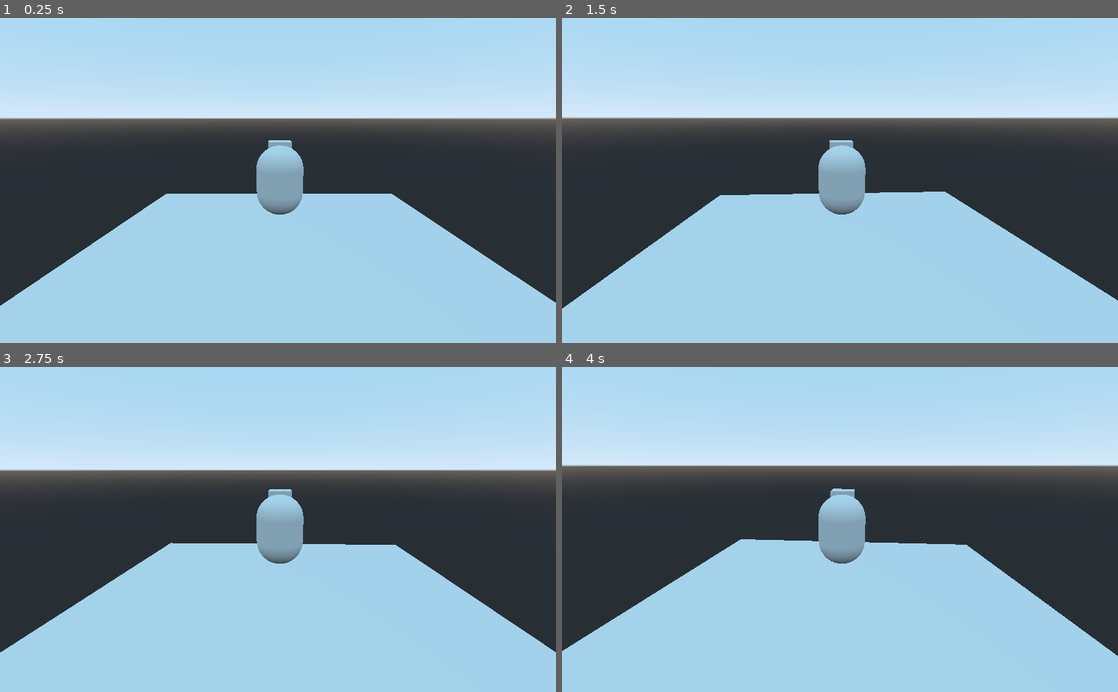
Above: before the commit, frames 1-4 (two rows, left to right).
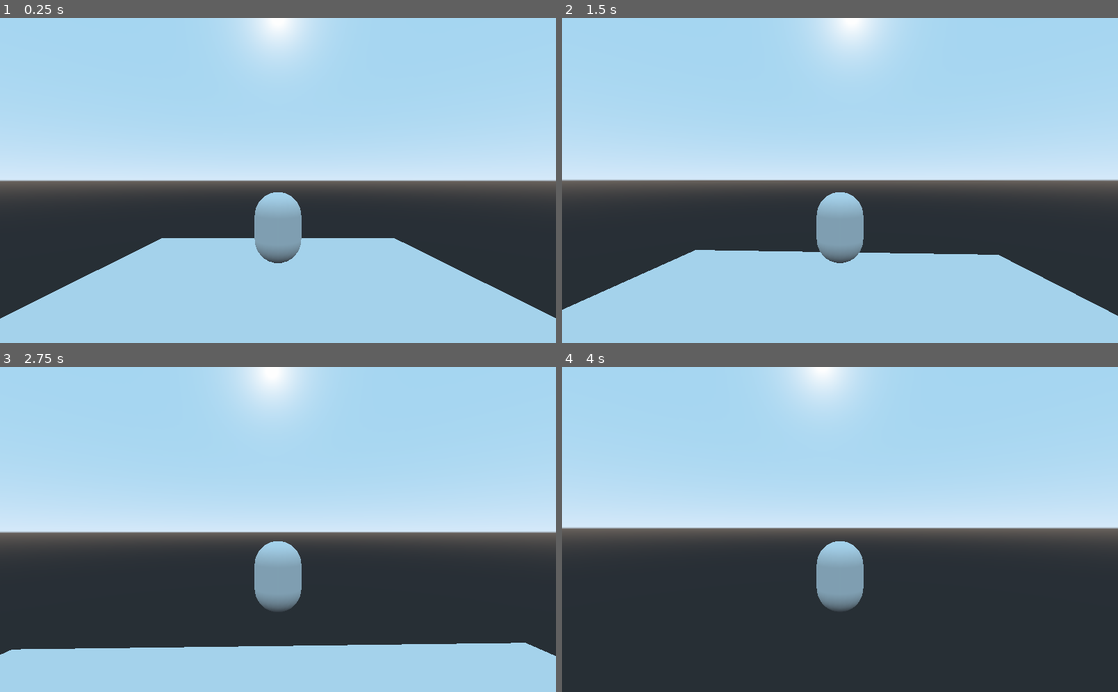
Above: after the commit, the same moments.

Repository: PhilipWee/tps-test
Game: Godot game, scene res://main.tscn
Same seed, same stepped clock (60 frames per second), same inputs: the game is played once before the commit and once after it.
Inputs (mouse positions are in pixels of both pictures, inside the frame that each line leads up to):
- Up to frame 1 (0.25 s): no input
- Up to frame 2 (1.5 s): move the mouse to (867, 180) at 0.52 s; hold W (move_forward, bound only after the commit) from 0.53 s (still down); move the mouse to (812, 180) at 1.27 s
- Up to frame 3 (2.75 s): keep holding W (move_forward, bound only after the commit); move the mouse to (289, 523) at 2.02 s
- Up to frame 4 (4 s): keep holding W (move_forward, bound only after the commit); move the mouse to (834, 536) at 2.77 s; move the mouse to (878, 532) at 3.52 s

The runs differ from the first frame. In frame 1, 42% of the frame differs, in the area x 0-100%, y 0-93%; in frame 2, 43%; in frame 3, 52%; in frame 4, 67%, in the area x 0-100%, y 0-100%.

Commit message:
Added rotation
Now working I think

Diff:
--- a/main.tscn
+++ b/main.tscn
@@ -8,12 +8,12 @@
 [sub_resource type="CubeMesh" id=2]
 size = Vector3( 20, 2, 20 )
 
+[sub_resource type="CapsuleShape" id=5]
+
 [sub_resource type="CubeMesh" id=3]
 size = Vector3( 1, 1, 1 )
 
 [sub_resource type="CapsuleMesh" id=4]
-
-[sub_resource type="CapsuleShape" id=5]
 
 [node name="Spatial" type="Spatial"]
 
@@ -23,34 +23,41 @@
 shape = SubResource( 1 )
 
 [node name="MeshInstance" type="MeshInstance" parent="StaticBody"]
+transform = Transform( 1, 0, 0, 0, 1, 0, 0, 0, 1, 0.0129251, 2.38419e-07, 0.00753736 )
 mesh = SubResource( 2 )
 material/0 = null
 
-[node name="player" type="KinematicBody" parent="."]
-transform = Transform( 1, 0, 0, 0, -4.37114e-08, 1, 0, -1, -4.37114e-08, 0, 4.88496, 0 )
+[node name="player" type="RigidBody" parent="."]
+transform = Transform( 1, 0, 0, 0, 1, 0, 0, 0, 1, 0, 4, 0 )
+mode = 2
+can_sleep = false
 script = ExtResource( 1 )
 
-[node name="MeshInstance2" type="MeshInstance" parent="player"]
-transform = Transform( 1, 0, 0, 0, 1, 0, 0, 0, 1, 0.720749, -4.8756e-08, 1.11541 )
-mesh = SubResource( 3 )
-material/0 = null
-
-[node name="MeshInstance" type="MeshInstance" parent="player"]
-mesh = SubResource( 4 )
-material/0 = null
-
 [node name="CollisionShape" type="CollisionShape" parent="player"]
+transform = Transform( 1, 0, 0, 0, -1.62921e-07, -1, 0, 1, -1.62921e-07, 0, 0, 0 )
 shape = SubResource( 5 )
 
 [node name="CameraBase" type="Spatial" parent="player"]
-transform = Transform( 1, 0, 0, 0, 1, 0, 0, 0, 1, 0, 0.08, 0 )
+transform = Transform( 1, 0, 0, 0, 1, 0, 0, 0, 1, 0, 2, 0 )
 
 [node name="CameraRot" type="Spatial" parent="player/CameraBase"]
 
 [node name="SpringArm" type="SpringArm" parent="player/CameraBase/CameraRot"]
-transform = Transform( -1.13133e-08, 0.258819, -0.965926, -1, -8.59334e-08, -1.13133e-08, -8.59334e-08, 0.965926, 0.258819, 5.96046e-08, 1.13687e-13, 0 )
+transform = Transform( 1, 0, 0, 0, 1, 0, 0, 0, 1, 5.96046e-08, 1.13687e-13, 0 )
 collision_mask = 511
 spring_length = 10.0
 
 [node name="Camera" type="Camera" parent="player/CameraBase/CameraRot/SpringArm"]
 current = true
+
+[node name="UnitPivot" type="Spatial" parent="player"]
+
+[node name="MeshInstance2" type="MeshInstance" parent="player/UnitPivot"]
+transform = Transform( 1, 0, 0, 0, 1, 0, 0, 0, 1, 0.0900477, 0.464318, -1.05063 )
+mesh = SubResource( 3 )
+material/0 = null
+
+[node name="MeshInstance" type="MeshInstance" parent="player/UnitPivot"]
+transform = Transform( 1, 0, 0, 0, -1.62921e-07, -1, 0, 1, -1.62921e-07, 0, 0, 0 )
+mesh = SubResource( 4 )
+material/0 = null
--- a/player.gd
+++ b/player.gd
@@ -1,4 +1,4 @@
-extends KinematicBody
+extends RigidBody
 
 
 # Declare member variables here. Examples:
@@ -6,8 +6,8 @@
 # var b = "text"
 const CAMERA_CONTROLLER_ROTATION_SPEED = 3.0
 const CAMERA_MOUSE_ROTATION_SPEED = 0.001
-const CAMERA_X_ROT_MIN = -40
-const CAMERA_X_ROT_MAX = 30
+const CAMERA_X_ROT_MIN = -85
+const CAMERA_X_ROT_MAX = 85
 var aiming = false
 
 
@@ -16,6 +16,7 @@
 onready var camera_rot = camera_base.get_node(@"CameraRot")
 onready var camera_spring_arm = camera_rot.get_node(@"SpringArm")
 onready var camera_camera = camera_spring_arm.get_node(@"Camera")
+onready var unit_pivot = $UnitPivot
 
 # Called when the node enters the scene tree for the first time.
 func _ready():
@@ -27,18 +28,42 @@
 #func _process(delta):
 #	pass
 
-func get_camera_move_amount(delta):
-	var camera_move = Vector2(
-			Input.get_action_strength("view_right") - Input.get_action_strength("view_left"),
-			Input.get_action_strength("view_up") - Input.get_action_strength("view_down"))
-	var camera_speed_this_frame = delta * CAMERA_CONTROLLER_ROTATION_SPEED
-	if aiming:
-		camera_speed_this_frame *= 0.5
-	return camera_speed_this_frame*camera_move
 
-func _physics_process(delta):
-	var camera_move_amount = get_camera_move_amount(delta)
-	rotate_camera(camera_move_amount) #This is for controllers
+func get_motion_amount():
+	var motion_target = Vector3(
+		Input.get_action_strength("move_right") - Input.get_action_strength("move_left"),
+		0,
+		Input.get_action_strength("move_back") - Input.get_action_strength("move_forward"))
+	return motion_target.normalized()
+
+func _integrate_forces(state):
+	movementHandler(state)
+
+
+func movementHandler(state):
+#	print(transform.basis,moveDir)
+	var camera_basis = camera_rot.global_transform.basis
+	var camera_z = camera_basis.z
+	var camera_x = camera_basis.x
+
+	camera_z.y = 0
+	camera_z = camera_z.normalized()
+	camera_x.y = 0
+	camera_x = camera_x.normalized()
+
+	var localMoveDir = get_motion_amount()
+
+	moveDir = camera_x * localMoveDir.x + camera_z * localMoveDir.z
+
+	state.linear_velocity = moveDir * Speed
+
+	if moveDir.length()>0.001:
+		var finalBasis = Transform().looking_at(moveDir, Vector3.UP).basis
+		unit_pivot.transform.basis = finalBasis
+
+
+var moveDir = Vector3.ZERO
+var Speed = 5
 
 func _input(event):
 	if event is InputEventMouseMotion:
@@ -47,12 +72,12 @@
 			camera_speed_this_frame *= 0.75
 		rotate_camera(event.relative * camera_speed_this_frame)
 
-var camera_z_rot = 0.0
+var camera_x_rot = 0.0
 
 func rotate_camera(move):
-	camera_base.rotate_z(move.x)
+	camera_base.rotate_y(-move.x)
 	# After relative transforms, camera needs to be renormalized.
 	camera_base.orthonormalize()
-	camera_z_rot += move.y
-	camera_z_rot = clamp(camera_z_rot, deg2rad(CAMERA_X_ROT_MIN), deg2rad(CAMERA_X_ROT_MAX))
-	camera_rot.rotation.y = camera_z_rot
+	camera_x_rot -= move.y
+	camera_x_rot = clamp(camera_x_rot, deg2rad(CAMERA_X_ROT_MIN), deg2rad(CAMERA_X_ROT_MAX))
+	camera_rot.rotation.x = camera_x_rot
--- a/project.godot
+++ b/project.godot
@@ -41,6 +41,26 @@
 "events": [ Object(InputEventJoypadMotion,"resource_local_to_scene":false,"resource_name":"","device":0,"axis":3,"axis_value":1.0,"script":null)
  ]
 }
+move_left={
+"deadzone": 0.5,
+"events": [ Object(InputEventKey,"resource_local_to_scene":false,"resource_name":"","device":0,"alt":false,"shift":false,"control":false,"meta":false,"command":false,"pressed":false,"scancode":65,"unicode":0,"echo":false,"script":null)
+ ]
+}
+move_right={
+"deadzone": 0.5,
+"events": [ Object(InputEventKey,"resource_local_to_scene":false,"resource_name":"","device":0,"alt":false,"shift":false,"control":false,"meta":false,"command":false,"pressed":false,"scancode":68,"unicode":0,"echo":false,"script":null)
+ ]
+}
+move_forward={
+"deadzone": 0.5,
+"events": [ Object(InputEventKey,"resource_local_to_scene":false,"resource_name":"","device":0,"alt":false,"shift":false,"control":false,"meta":false,"command":false,"pressed":false,"scancode":87,"unicode":0,"echo":false,"script":null)
+ ]
+}
+move_back={
+"deadzone": 0.5,
+"events": [ Object(InputEventKey,"resource_local_to_scene":false,"resource_name":"","device":0,"alt":false,"shift":false,"control":false,"meta":false,"command":false,"pressed":false,"scancode":83,"unicode":0,"echo":false,"script":null)
+ ]
+}
 
 [rendering]
 
